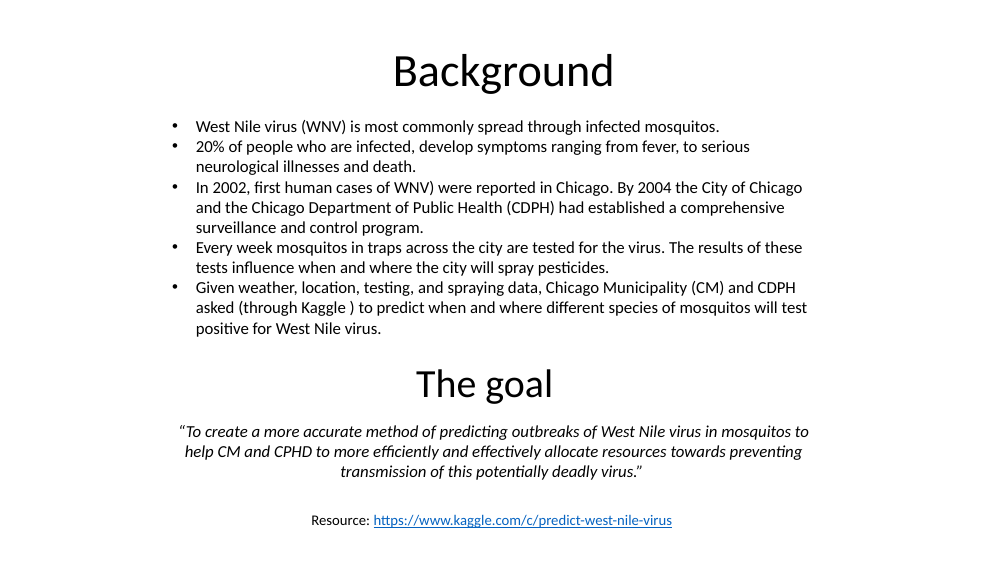
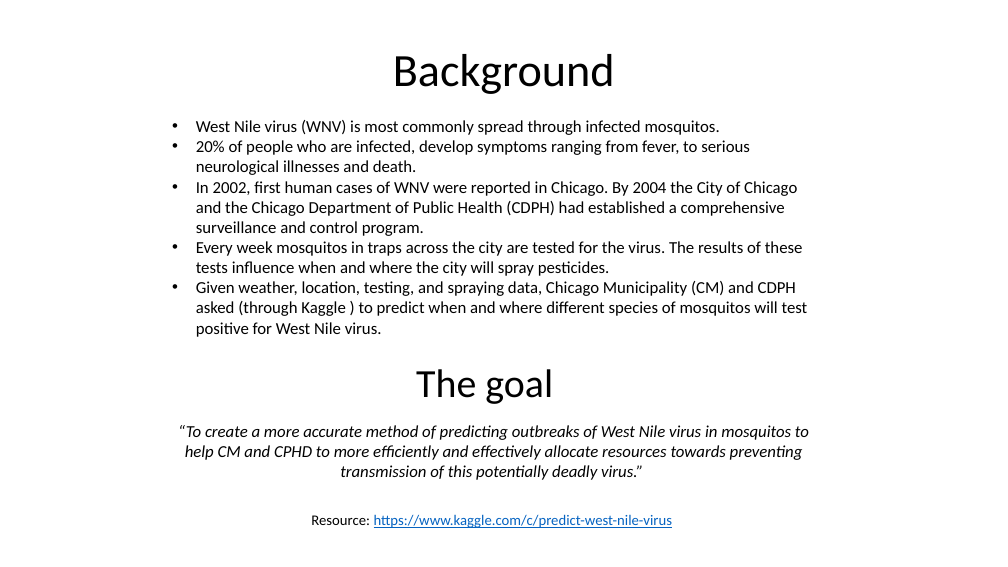
Before and after one commit to Erolino/WestNileVirus_Detection, a slide deck: slide 3 of WNV_Detection_Biz_Deck.pptx. Drawn at 1008x567 pixels with LibreOffice and Linux fonts; fonts in the diff are those of the drawing. Boxes give left, top, right and bottom in pixels: in the first picture for what was removed or moved away, otherwise in the second. Text is boxed around its words. In the diff, an @@ line names an element or a change of style, - is before the commit and + after.

```diff
--- a/WNV_Detection_Biz_Deck.pptx
+++ b/WNV_Detection_Biz_Deck.pptx
@@ text at <box>196,181,797,236</box>: text changed @@
-• In 2002, first human cases of WNV) were reported in Chicago. By 2004 the City of Chicago and the Chicago Department of Public Health (CDPH) had established a comprehensive surveillance and control program.
+• In 2002, first human cases of WNV were reported in Chicago. By 2004 the City of Chicago and the Chicago Department of Public Health (CDPH) had established a comprehensive surveillance and control program.
```
Also in this commit, not shown: 3 other slides changed, 1 other file.
